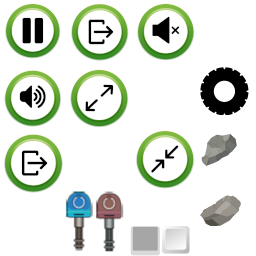
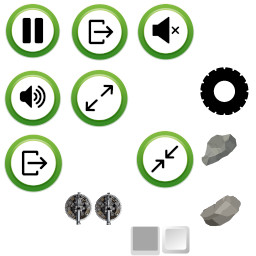
Layer changes from the first 256px x 256px image to the second:
added layer "Battle Tank Brigade (47).png #1" above "Battle Tank Brigade (47).png" over bbox(64, 192, 93, 225)
added layer "Battle Tank Brigade (47).png" above "Battle Tank Brigade (22).png" over bbox(94, 192, 122, 225)
hid "Battle Tank Brigade (20).png" over bbox(95, 191, 124, 252)
hid "Battle Tank Brigade (21).png" over bbox(64, 191, 97, 251)
